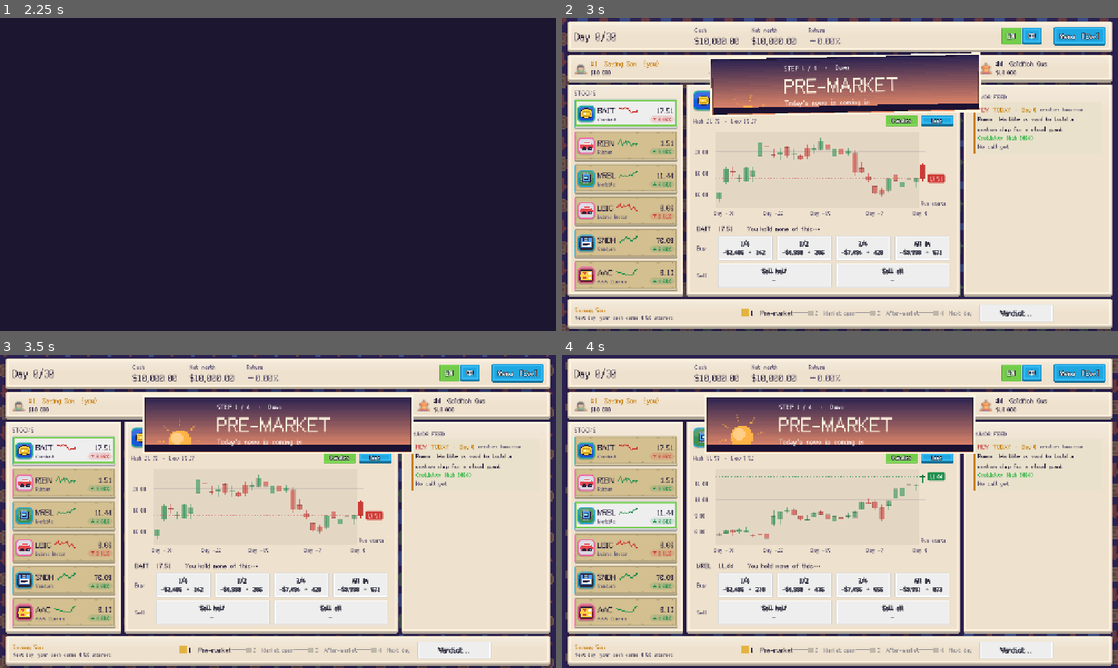
Above: before the commit, frames 1-4 (two rows, left to right).
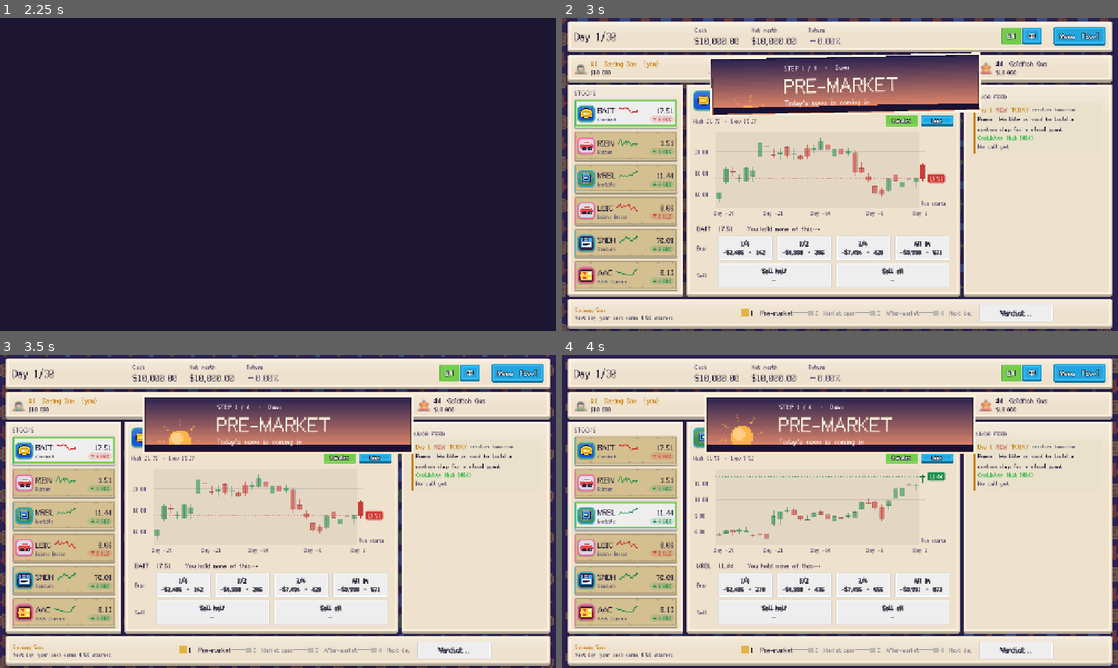
Above: after the commit, the same moments.

Repository: littenduck/stock-simulator
Game: Godot game, scene res://ui/main_menu/main_menu.tscn
Same seed, same stepped clock (60 frames per second), same inputs: the game is played once before the commit and once after it.
Inputs (mouse positions are in pixels of both pictures, inside the frame that each line leads up to):
- Up to frame 1 (2.25 s): click "New Run" at 0.5 s; click "Start Run" at 1.25 s; tap Enter (ui_accept) at 2 s; move the mouse to (400, 158) at 2.02 s; hold Right from 2.03 s (still down); hold B (buy) from 2.03 s (still down); click (400, 158) at 2.17 s
- Up to frame 2 (3 s): tap Enter (ui_accept) at 2.27 s; move the mouse to (728, 190) at 2.77 s; release Right at 2.78 s; release B (buy) at 2.78 s; hold Left from 2.78 s (still down); tap Space (next_day) at 2.85 s; click (728, 190) at 2.92 s
- Up to frame 3 (3.5 s): keep holding Left; tap Enter (ui_accept) at 3.02 s
- Up to frame 4 (4 s): move the mouse to (895, 442) at 3.52 s; release Left at 3.53 s; hold Right from 3.53 s (still down); tap 3 (select_stock_3) at 3.6 s; click (895, 442) at 3.67 s

Frame 1 is identical in both runs. In frame 2, 0.2% of the frame differs, in the area x 6-94%, y 4-64%; in frame 3, 0.2%; in frame 4, 0.2%.

Commit message:
table: days count from 1 everywhere (top bar, feed, chart axis, night scene); every feed entry starts with its day; the whole feed stays scrollable; a rebuilt screen keeps the market state in step (fixes 'market closed' while the bar says market open)
Co-Authored-By: Claude Sonnet 5.5 <noreply@anthropic.com>

Diff:
--- a/core/table/table_session.gd
+++ b/core/table/table_session.gd
@@ -55,9 +55,9 @@
 ## The feed beside the rumors: {"kind":"summary","day","rows":[...]} once a day, and {"kind":"skill","day","seat","skill",
 ## "amount","target"} for a public skill. `day` is the day the bets were placed.
 var feed_log: Array[Dictionary] = []
-const HISTORY_LIMIT := 40
+const HISTORY_LIMIT := 80
 ## The feed's log of days and public skills (see feed_log).
-const FEED_LIMIT := 90
+const FEED_LIMIT := 300
 ## Public skills that get a line in the feed (the odds bonuses show in the daily summary instead).
 const FEED_SKILLS := [&"copilot", &"double_down", &"hodl_buy", &"interest"]
 
--- a/localization/table.csv
+++ b/localization/table.csv
@@ -85,7 +85,7 @@
 TABLE_KEYS_SHORT,[Q] [W] [E],[Q] [W] [E]
 TABLE_SETUP_RIVALS,Your three rivals are drawn at random,三位对手随机抽取
 TABLE_FEED_TITLE,RUMOR FEED,传闻动态
-TABLE_FEED_TODAY,TODAY · Day %d,今日 · 第%d天
+TABLE_FEED_TODAY,TODAY,今日
 TABLE_FEED_RESOLVES,resolves tomorrow,明天揭晓
 TABLE_FEED_CALL,Your call: %s,你的选择：%s
 TABLE_FEED_NO_CALL,No call yet,还没选
--- a/ui/game_screen/price_chart.gd
+++ b/ui/game_screen/price_chart.gd
@@ -362,12 +362,17 @@
 	return Vector2(lo, hi)
 
 
+## The table game counts its days from 1 (the classic game from 0).
+func _day_offset(s: GameSession) -> int:
+	return 1 if s is TableSession else 0
+
+
 func _x_label(s: GameSession, index: int, lookback: int) -> String:
 	var day_no: int = index - lookback
 	var date: String = ChartMath.short_date(s.date_of_day(day_no))
 	if date != "":
 		return date
-	return "%s %d" % [tr("UI_GAME_DAY"), day_no]
+	return "%s %d" % [tr("UI_GAME_DAY"), day_no + _day_offset(s)]
 
 
 func _pill(color: Color, radius: int) -> StyleBoxFlat:
@@ -395,11 +400,11 @@
 		_canvas.draw_arc(Vector2(x, py), 4.5, 0, TAU, 16, GameColors.CROSSHAIR, 1.5)
 	var day_no: int = i - lookback
 	var date: String = ChartMath.long_date(s.date_of_day(day_no))
-	var head: String = date if date != "" else "%s %d" % [tr("UI_GAME_DAY"), day_no]
+	var head: String = date if date != "" else "%s %d" % [tr("UI_GAME_DAY"), day_no + _day_offset(s)]
 	if day_no < 0:
 		head += "  ·  " + tr("UI_GAME_PREGAME")
 	elif date != "":
-		head += "  ·  %s %d" % [tr("UI_GAME_DAY"), day_no]
+		head += "  ·  %s %d" % [tr("UI_GAME_DAY"), day_no + _day_offset(s)]
 	var line2: String
 	if candles_on:
 		line2 = tr("UI_GAME_OHLC") % [GameFmt.price(opens[i]), GameFmt.price(highs[i]), GameFmt.price(lows[i]), GameFmt.price(closes[i])]
--- a/ui/game_screen/top_bar.gd
+++ b/ui/game_screen/top_bar.gd
@@ -79,10 +79,12 @@
 	if s == null:
 		return
 	var date: String = ChartMath.long_date(s.date_of_day(s.day))
+	# The table game counts its days from 1: the first day is day 1, the last one day 30.
+	var shown: int = mini(s.day + 1, s.config.trading_days) if s is TableSession else s.day
 	if date != "":
-		_day.text = tr("UI_GAME_DAY_DATE") % [s.day, s.config.trading_days, date]
+		_day.text = tr("UI_GAME_DAY_DATE") % [shown, s.config.trading_days, date]
 	else:
-		_day.text = tr("UI_GAME_DAY_ONLY") % [s.day, s.config.trading_days]
+		_day.text = tr("UI_GAME_DAY_ONLY") % [shown, s.config.trading_days]
 	UiFx.count_label(_cash, s.portfolio.cash, _money, GameColors.DOWN if s.portfolio.cash < 0.0 else Color.WHITE)
 	var nw: float = s.net_worth()
 	UiFx.count_label(_net_worth, nw, _money)
--- a/ui/table/rumor_card.gd
+++ b/ui/table/rumor_card.gd
@@ -83,7 +83,7 @@
 		child.queue_free()
 	var seat := t.human()
 	var blind := seat.has_flag(&"goldfish")
-	var title := (tr("TABLE_BOSS_TITLE") % maxi(rumor.resolve_day - t.day, 1)) if _boss else (tr("TABLE_CARD_TODAY") % t.day)
+	var title := (tr("TABLE_BOSS_TITLE") % maxi(rumor.resolve_day - t.day, 1)) if _boss else (tr("TABLE_CARD_TODAY") % (t.day + 1))
 	var header := GameFmt.label(title, Color("#c77d0a") if not _boss else Color("#cf534f"), 16)
 	header.horizontal_alignment = HORIZONTAL_ALIGNMENT_CENTER
 	_body.add_child(header)
--- a/ui/table/rumor_feed.gd
+++ b/ui/table/rumor_feed.gd
@@ -5,10 +5,10 @@
 class_name TableFeed
 extends PanelContainer
 
-const SHOWN := 30
 const CARD_BG := Color("#e9e1cb")
 
 var _list: VBoxContainer
+var _scroll: ScrollContainer
 ## True while the board is only a frame (the opening): the first rumor is pasted on with reveal_content().
 var content_hidden: bool = false
 
@@ -17,6 +17,7 @@
 	var box := TableUi.column(self, 4)
 	box.add_child(GameFmt.label(tr("TABLE_FEED_TITLE"), GameColors.MUTED, 13))
 	var scroll := ScrollContainer.new()
+	_scroll = scroll
 	scroll.size_flags_vertical = Control.SIZE_EXPAND_FILL
 	scroll.horizontal_scroll_mode = ScrollContainer.SCROLL_MODE_DISABLED
 	box.add_child(scroll)
@@ -35,6 +36,7 @@
 	var t := TableUi.session()
 	if t == null or _list == null:
 		return
+	var keep := _scroll.scroll_vertical if _scroll != null else 0
 	for child in _list.get_children():
 		_list.remove_child(child)
 		child.queue_free()
@@ -50,7 +52,6 @@
 		if not resolved_by_day.has(key):
 			resolved_by_day[key] = []
 		(resolved_by_day[key] as Array).append(h)
-	var count := 0
 	for d in range(t.day - 1, -1, -1):
 		for e in t.feed_log:
 			if String(e["kind"]) == "summary" and int(e["day"]) == d:
@@ -60,11 +61,11 @@
 				_list.add_child(_skill_entry(t, e))
 		for h in (resolved_by_day.get(d, []) as Array):
 			_list.add_child(_history_entry(t, h))
-		count += 1
-		if count >= SHOWN:
-			break
+
 	if t.history.is_empty() and t.today_rumor == null:
 		_list.add_child(TableUi.wrapped(tr("TABLE_LOG_EMPTY"), GameColors.MUTED, 13))
+	# The feed keeps everything: wheel up and down through the whole run. A refresh does not jump back to the top.
+	_restore_scroll.call_deferred(keep)
 
 
 ## The board arrives empty; the contents are hidden until reveal_content().
@@ -90,10 +91,16 @@
 	TableFx.sfx(&"stamp")
 
 
+func _restore_scroll(value: int) -> void:
+	if _scroll != null and is_instance_valid(_scroll):
+		_scroll.scroll_vertical = value
+
+
 ## A feed card with a coloured edge; returns the column inside it.
 func _card(accent: Color) -> VBoxContainer:
 	var panel := PanelContainer.new()
 	panel.set_meta("no_fx", true)
+	panel.mouse_filter = Control.MOUSE_FILTER_PASS    # the wheel scrolls the feed even over a card
 	var sb := StyleBoxFlat.new()
 	sb.bg_color = CARD_BG
 	sb.border_color = accent
@@ -125,9 +132,10 @@
 	var col := _card(GameColors.GOLD)
 	var head := HBoxContainer.new()
 	head.add_theme_constant_override("separation", 8)
+	head.add_child(GameFmt.label(tr("TABLE_LOG_DAY") % (t.day + 1), GameColors.GOLD, 13))
 	if not decided:
 		head.add_child(GameFmt.label(tr("TABLE_FEED_NEW"), Color("#cf534f"), 13))
-	head.add_child(GameFmt.label(tr("TABLE_FEED_TODAY") % t.day, GameColors.GOLD, 13))
+	head.add_child(GameFmt.label(tr("TABLE_FEED_TODAY"), GameColors.GOLD, 13))
 	head.add_child(GameFmt.label(tr("TABLE_FEED_RESOLVES"), GameColors.MUTED, 12))
 	col.add_child(head)
 	col.add_child(TableUi.wrapped(rumor.headline(tr, t.market), Color.WHITE, 14))
@@ -154,7 +162,11 @@
 func _boss_entry(t: TableSession) -> Control:
 	var boss := t.boss_rumor
 	var col := _card(Color("#e3b341"))
-	col.add_child(GameFmt.label(tr("TABLE_BOSS_TITLE") % maxi(boss.resolve_day - t.day, 1), GameColors.GOLD, 13))
+	var boss_head := HBoxContainer.new()
+	boss_head.add_theme_constant_override("separation", 8)
+	boss_head.add_child(GameFmt.label(tr("TABLE_LOG_DAY") % (boss.visible_day + 1), GameColors.GOLD, 13))
+	boss_head.add_child(GameFmt.label(tr("TABLE_BOSS_TITLE") % maxi(boss.resolve_day - t.day, 1), GameColors.GOLD, 13))
+	col.add_child(boss_head)
 	col.add_child(TableUi.wrapped(boss.headline(tr, t.market), Color.WHITE, 14))
 	col.add_child(_tier_line(t, boss))
 	var placed := t.boss_bet_of(0)
@@ -245,6 +257,7 @@
 		"interest":
 			text = tr("TABLE_FEED_SKILL_INTEREST") % [who, GameFmt.money(float(e["amount"]), 2)]
 	var col := _card(Color("#b57bee"))
+	col.add_child(GameFmt.label(tr("TABLE_LOG_DAY") % (int(e["day"]) + 1), GameColors.MUTED, 12))
 	col.add_child(TableUi.wrapped(text, Color("#b57bee").darkened(0.2), 12))
 	return _panel_of(col)
 
@@ -255,7 +268,7 @@
 	var col := _card(accent)
 	var head := HBoxContainer.new()
 	head.add_theme_constant_override("separation", 8)
-	head.add_child(GameFmt.label(tr("TABLE_LOG_DAY") % rumor.visible_day, GameColors.MUTED, 12))
+	head.add_child(GameFmt.label(tr("TABLE_LOG_DAY") % (rumor.visible_day + 1), GameColors.MUTED, 12))
 	head.add_child(GameFmt.label(tr("TABLE_CONFIRMED") if rumor.came_true else tr("TABLE_DEBUNKED"), accent, 13))
 	if rumor.planted:
 		head.add_child(GameFmt.label(tr("TABLE_PLANTED"), TableFx.PLANTED_COLOR, 12))
--- a/ui/table/table_screen.gd
+++ b/ui/table/table_screen.gd
@@ -73,9 +73,11 @@
 		# Saved between the reveal and the verdict: let the day resolve.
 		EventBus.table_step.emit(TurnBar.Step.AFTER)
 		get_tree().create_timer(0.8).timeout.connect(GameManager.next_day)
-	elif t.calls.has(0) or t.copy_targets.has(0) or t.day > 0:
+	elif t.window == TableSkills.Slot.MARKET_OPEN or t.calls.has(0) or t.copy_targets.has(0):
+		# The market is open (a saved run, or the screen was rebuilt for another language): carry on from there.
+		t.open_market()
 		EventBus.table_step.emit(TurnBar.Step.OPEN)
-	elif GameSettings.opening_enabled() and GameManager.opening_pending:
+	elif t.day == 0 and GameSettings.opening_enabled() and GameManager.opening_pending:
 		GameManager.opening_pending = false
 		_play_opening()
 	else:
@@ -153,7 +155,7 @@
 		var t := TableUi.session()
 		if t != null:
 			# The day turns over: night to dawn, the day counter flips, and only then the pre-market begins.
-			await DayTransition.play(self, t.day - 1, t.day, t.config.trading_days, _night_info(t))
+			await DayTransition.play(self, t.day, t.day + 1, t.config.trading_days, _night_info(t))    # days count from 1
 			await SkillFx.play_all(self, t.take_skill_events(TableSkills.Slot.NEXT_DAY), t)
 			(%StandingsBar as StandingsBar).wake()
 		_begin_day(0.3)
Binary file changed: localization/table.en.translation
Binary file changed: localization/table.zh.translation
